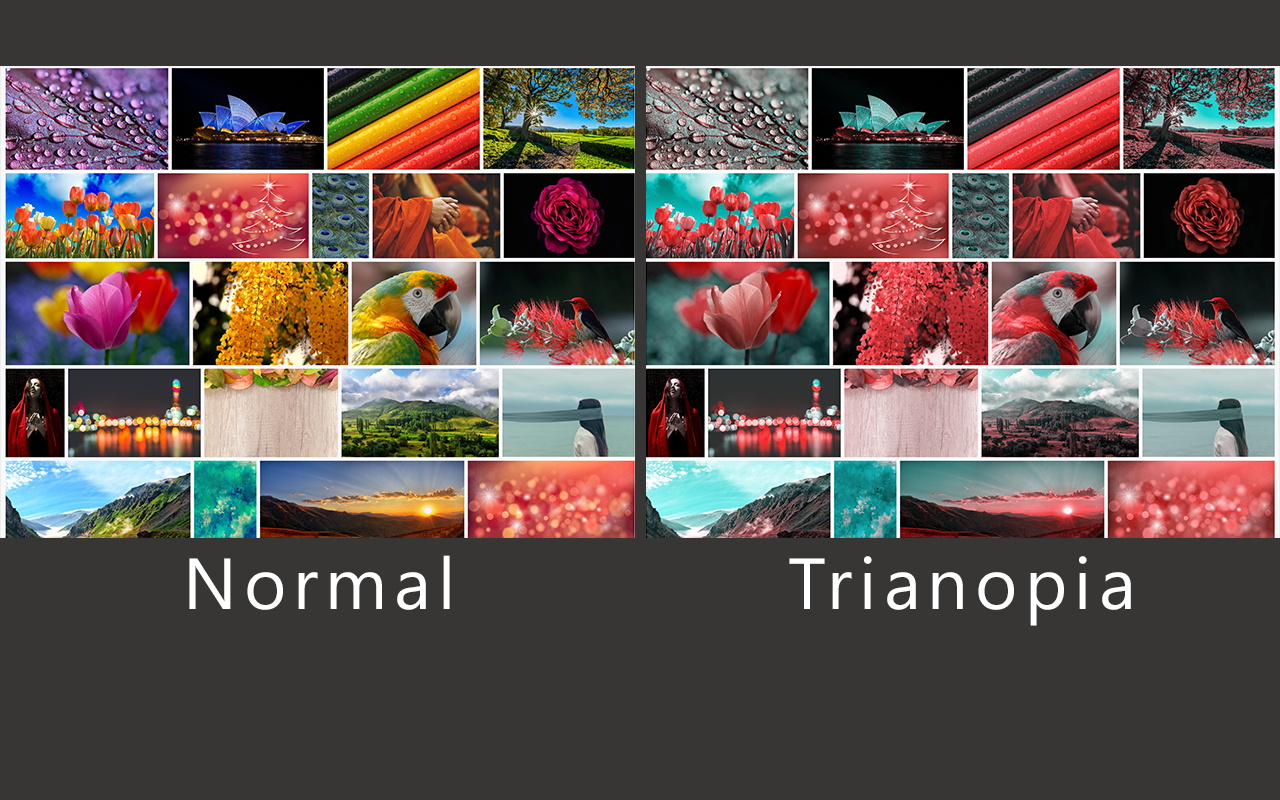
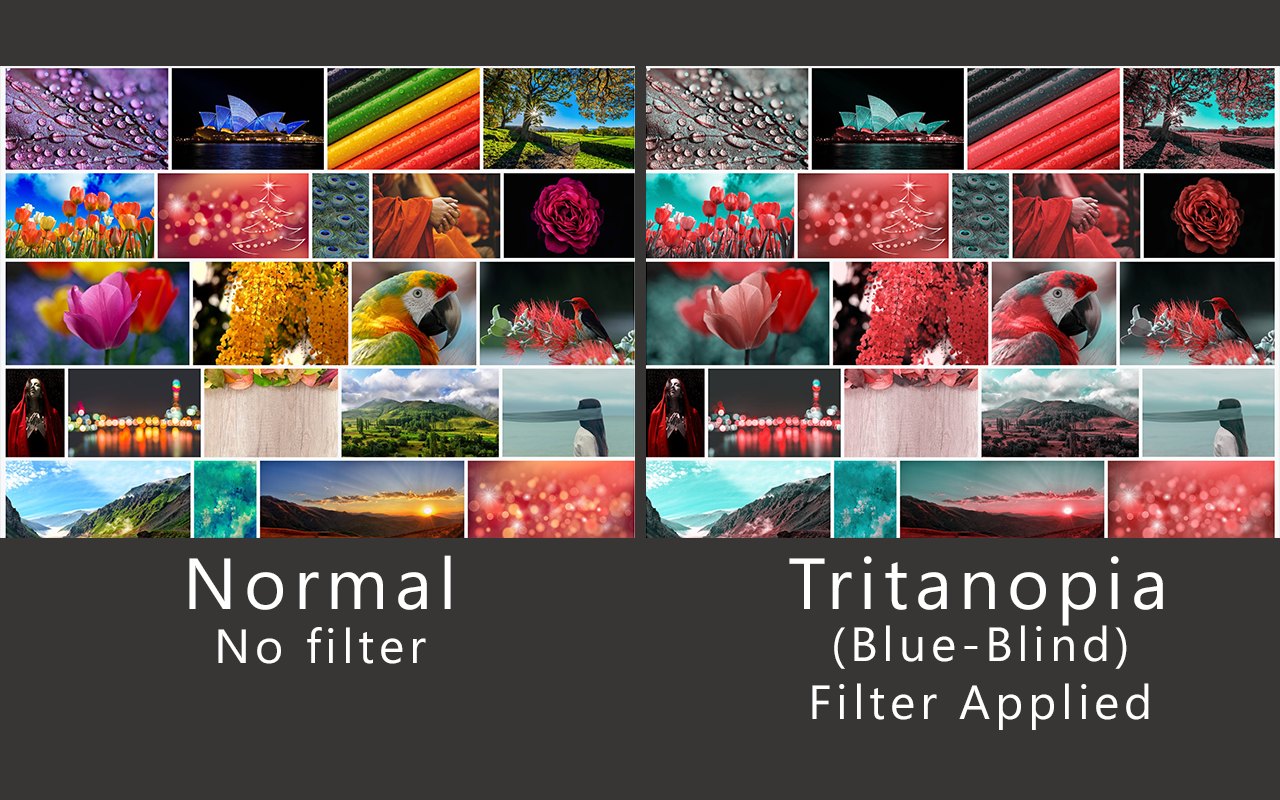
Layers edited between the first and the second 1280px x 800px image:
renamed "Trianopia" to "Tritanopia", painted on it over [885, 556, 1163, 626]
added layer "(Blue-Blind) Filter Applied" above "No filter" over [812, 625, 1149, 730]
added layer "No filter" above "Normal" over [218, 627, 426, 664]
painted on "Normal" over [298, 555, 451, 610]
